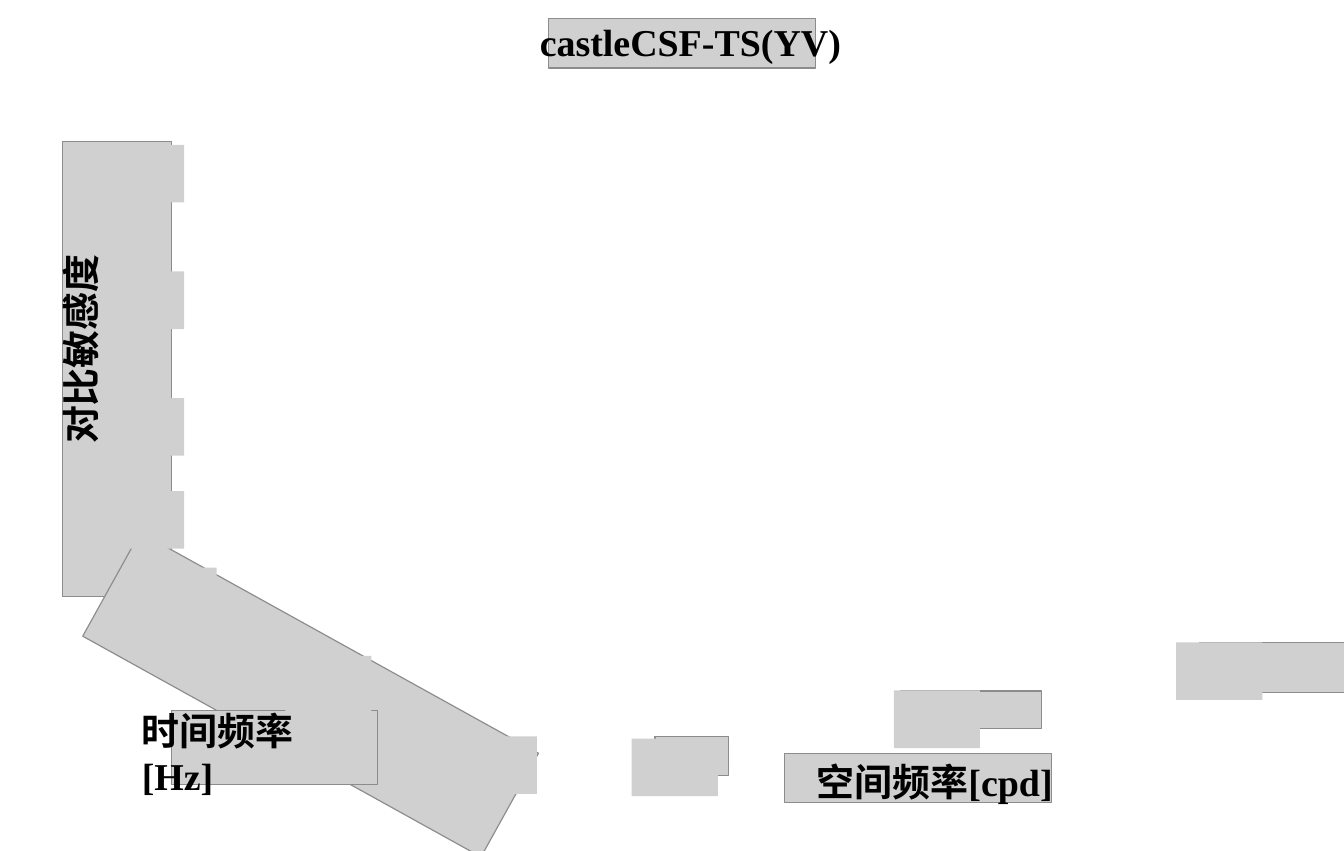
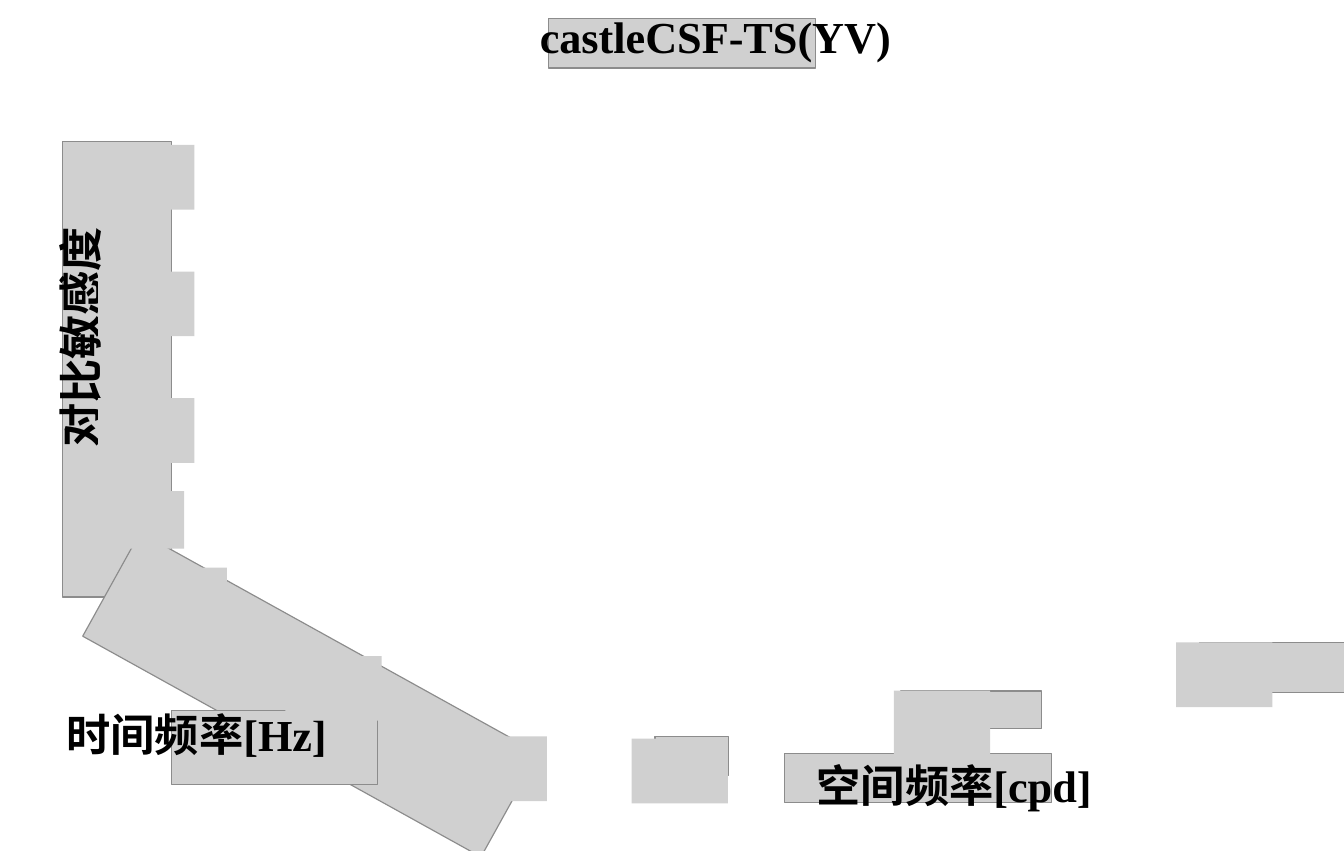
Before and after one commit to shanchangshuiyuan/latex-paper, a slide deck: slide 3 of 论文图片/图片转pdf/第三章/三种色彩通道下的对比敏感度随时空频率变化.pptx. Drawn at 1344x851 pixels with LibreOffice and Linux fonts; fonts in the diff are those of the drawing; grey boxes stand for pictures; background and template pictures are left out. Boxes give left, top, right and bottom in pixels: in the first picture for what was removed or moved away, otherwise in the second. Text is boxed around its words. In the diff, an @@ line names an element or a change of style, - is before the commit and + after.

```diff
--- a/论文图片/图片转pdf/第三章/三种色彩通道下的对比敏感度随时空频率变化.pptx
+++ b/论文图片/图片转pdf/第三章/三种色彩通道下的对比敏感度随时空频率变化.pptx
@@ text "castleCSF-TS(YV)": place and size @@
-text "castleCSF-TS(YV)" at (540,27,841,64)
+text "castleCSF-TS(YV)" at (540,18,891,62)
@@ picture: place and size @@
-picture at (98,145,184,203)
+picture at (98,145,195,209)
@@ size 24 to 28 pt in 4 elements at (817,758,1092,814), (540,18,891,62), (67,706,327,762), (47,249,111,441) @@
@@ text "对比敏感度": place and size @@
-text "对比敏感度" at (51,273,106,438)
+text "对比敏感度" at (47,249,111,441)
@@ picture: place and size @@
-picture at (98,272,184,330)
+picture at (98,272,195,337)
@@ picture: place and size @@
-picture at (98,398,184,456)
+picture at (98,398,195,463)
@@ picture: place and size @@
-picture at (131,568,217,626)
+picture at (131,568,228,633)
@@ picture: place and size @@
-picture at (286,657,372,715)
+picture at (286,657,382,722)
@@ picture: place and size @@
-picture at (1177,643,1263,701)
+picture at (1177,643,1273,708)
@@ text "时间频率[Hz]": place and size @@
-text "时间频率[Hz]" at (142,706,294,798)
+text "时间频率[Hz]" at (67,706,327,762)
@@ picture: place and size @@
-picture at (893,691,980,749)
+picture at (893,691,990,756)
@@ picture: place and size @@
-picture at (451,736,537,794)
+picture at (451,736,547,801)
@@ picture: place and size @@
-picture at (632,739,718,797)
+picture at (632,739,728,803)
```
Also in this commit, not shown: 7 other slides changed, 29 other files.
